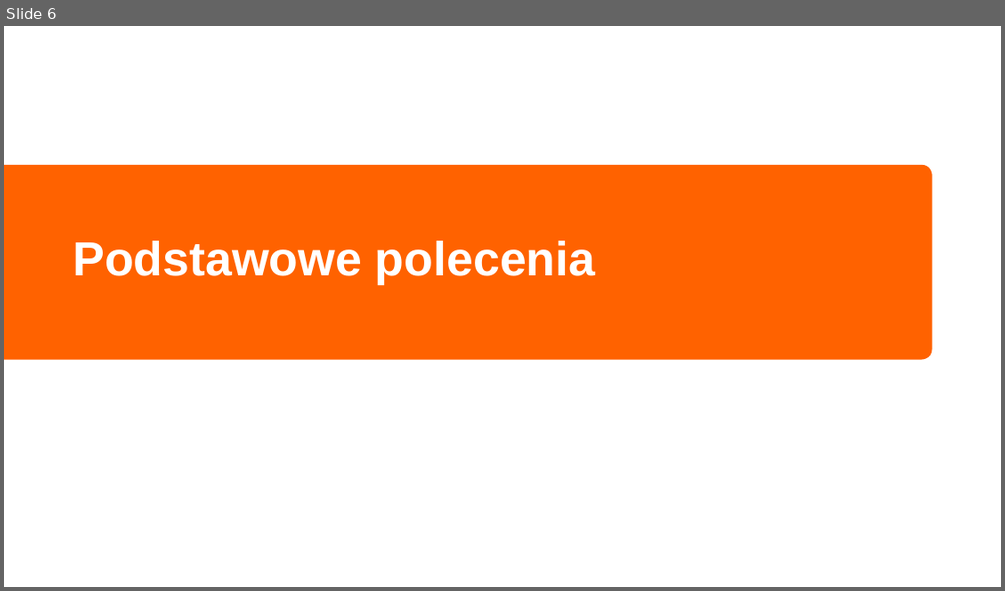
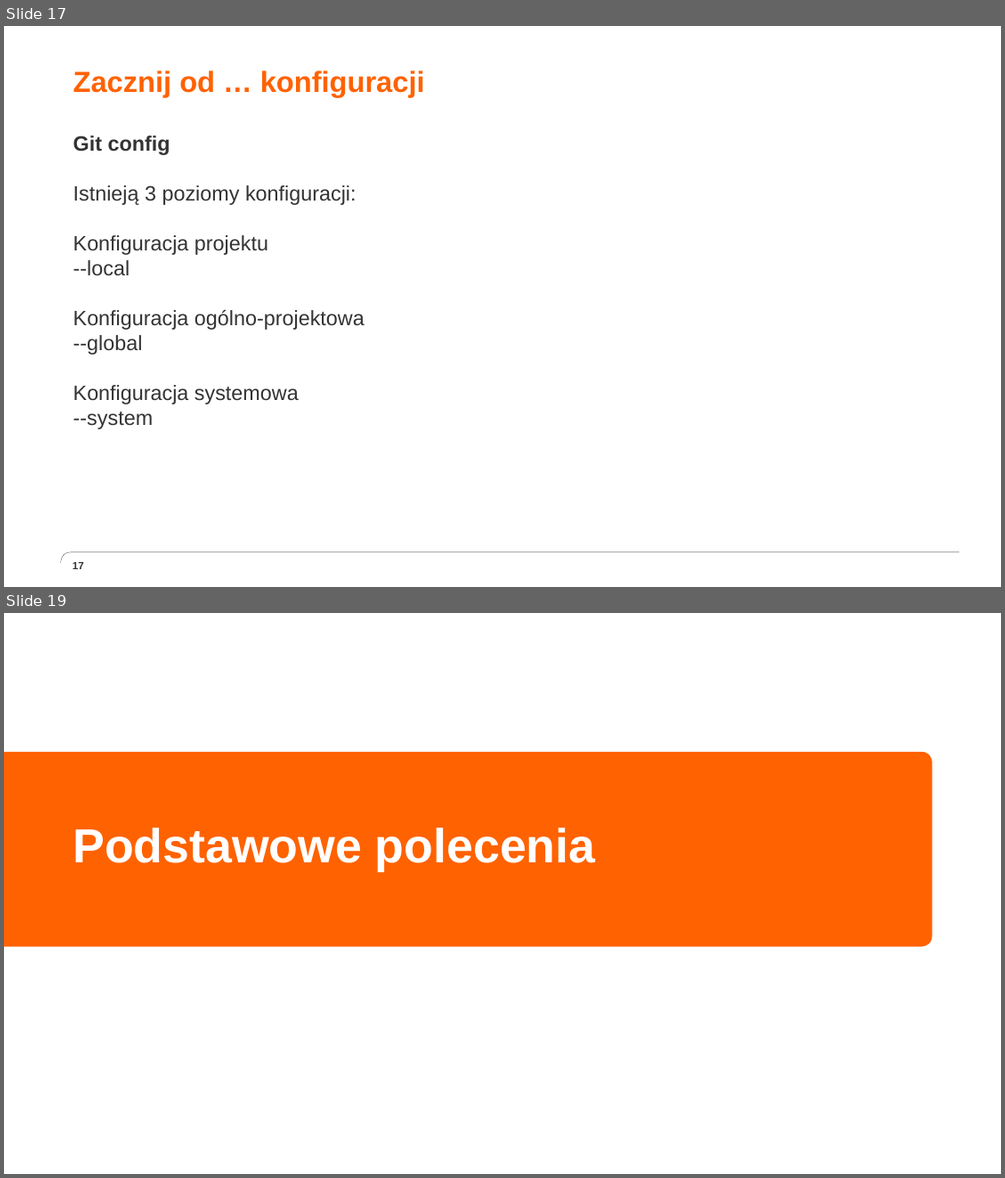
Before and after one commit to grazin/materialy, a slide deck: Programowanie użytkowe - Git.pptx. Shown one above the other, each under a label of ours: slide 6 before the commit, slides 17 and 19 after it; the slides between them are not shown. The pictures are 1005x591 and 1005x1178 pixels, drawn with LibreOffice and Linux fonts; fonts in the diff are those of the drawing; background and template pictures are left out. Boxes give left, top, right and bottom in pixels: in the first picture for what was removed or moved away, otherwise in the second. Text is boxed around its words. In the diff, an @@ line names an element or a change of style, - is before the commit and + after.

```diff
--- a/Programowanie użytkowe - Git.pptx
+++ b/Programowanie użytkowe - Git.pptx
@@ slide 17 added at box(4, 26, 1001, 587), background #FFFFFF @@
@@ title added at box(73, 70, 425, 97), 28 pt, text #FF6200, bold @@
+Zacznij od … konfiguracji
@@ text added at box(73, 135, 364, 429), 20 pt, text #333333 @@
+  Git config
+  Istnieją 3 poziomy konfiguracji:
+  Konfiguracja projektu
+  --local
+  Konfiguracja ogólno-projektowa
+  --global
+  Konfiguracja systemowa
+  --system
@@ freeform shape added at box(61, 552, 960, 562), outline #333333 0.25 pt @@
@@ page number added at box(73, 562, 84, 569), 10 pt, text #333333, bold @@
+17
@@ what was slide 6 is now slide 19 @@
```
Also in this commit, not shown: 2 slides changed, 13 other slides added.
